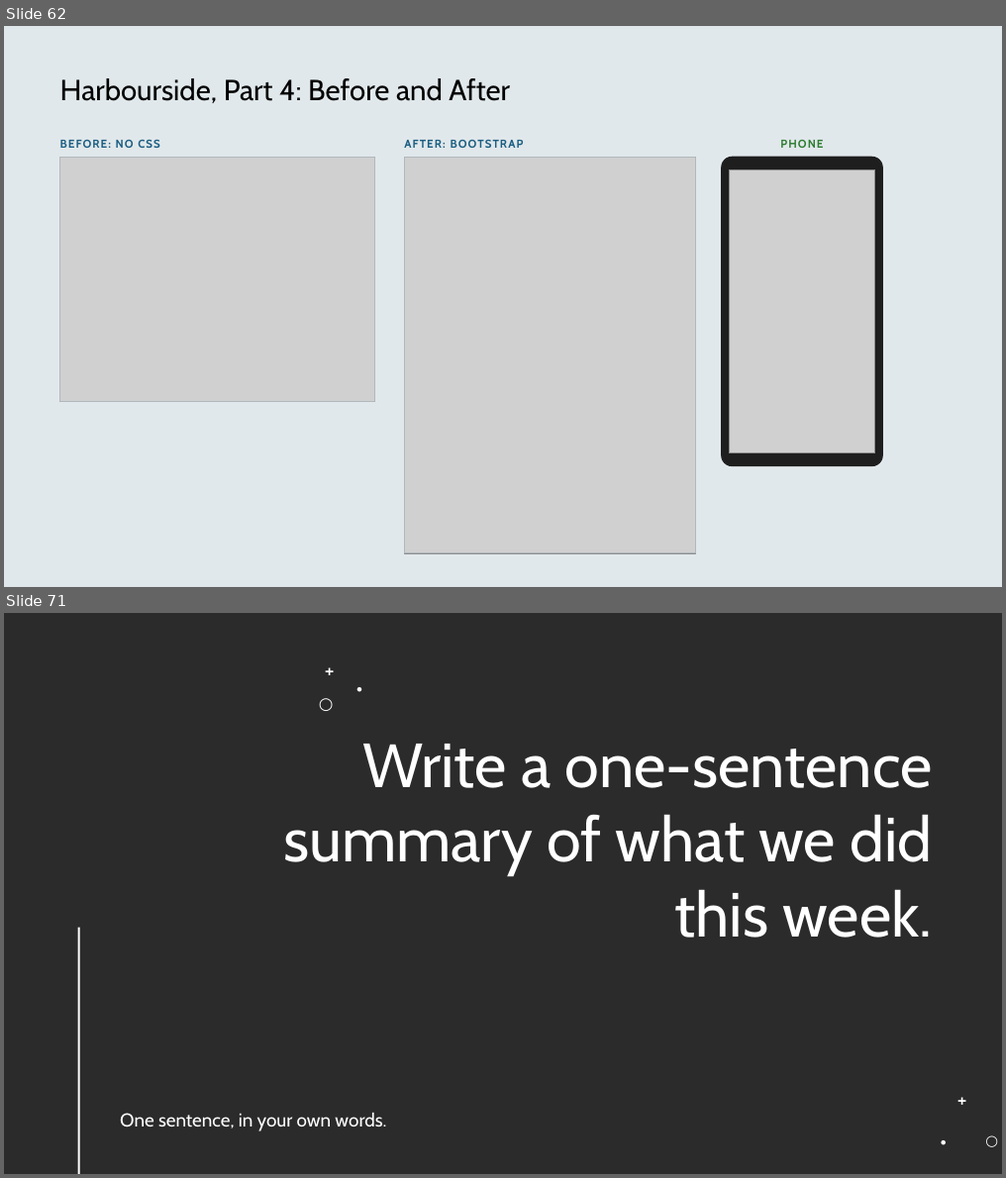
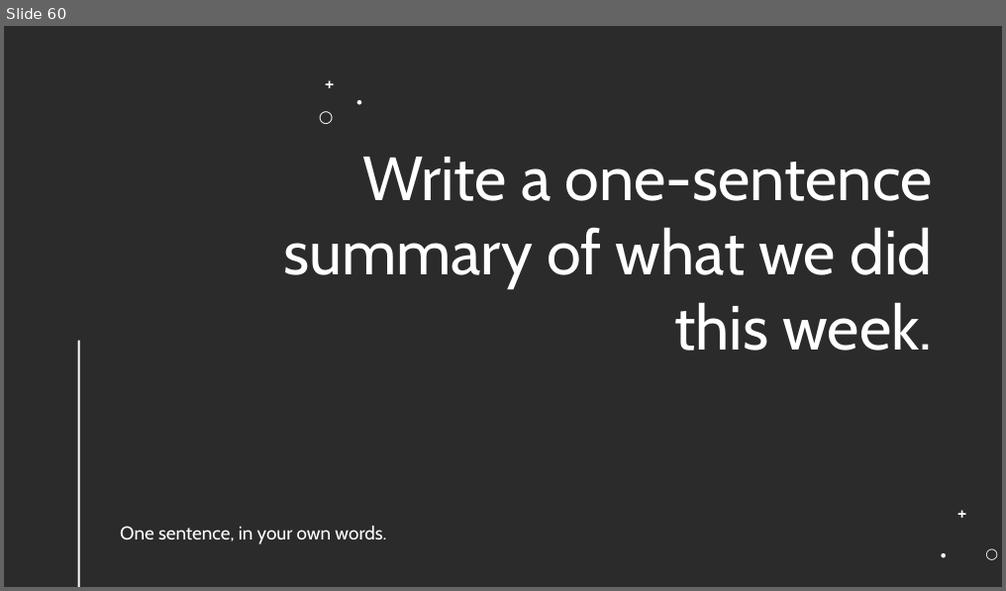
Before and after one commit to x97gfq/WEBD1000_Fall2026, a slide deck: 10_CSS_Frameworks/CSS_Frameworks_Bootstrap.pptx. Shown one above the other, each under a label of ours: slides 62 and 71 before the commit, slide 60 after it; the slides between them are not shown. The pictures are 1006x1178 and 1006x591 pixels, drawn with LibreOffice and Linux fonts; fonts in the diff are those of the drawing; grey boxes stand for pictures; background and template pictures are left out; a plain dark background stands for a picture behind light text. Boxes give left, top, right and bottom in pixels: in the first picture for what was removed or moved away, otherwise in the second. Text is boxed around its words. In the diff, an @@ line names an element or a change of style, - is before the commit and + after.

```diff
--- a/10_CSS_Frameworks/CSS_Frameworks_Bootstrap.pptx
+++ b/10_CSS_Frameworks/CSS_Frameworks_Bootstrap.pptx
@@ slide 62 removed at (4, 26, 1002, 587), background #E1E8EB @@
@@ text removed at (60, 78, 510, 103) @@
-Harbourside, Part 4: Before and After
@@ text removed at (60, 140, 160, 148) @@
-BEFORE: NO CSS
@@ text removed at (404, 140, 524, 148) @@
-AFTER: BOOTSTRAP
@@ text removed at (780, 140, 823, 148) @@
-PHONE
@@ picture removed at (60, 157, 374, 402) @@
@@ rectangle removed at (60, 157, 374, 402) @@
@@ picture removed at (405, 157, 696, 554) @@
@@ rectangle removed at (405, 157, 696, 554) @@
@@ rounded rectangle removed at (722, 157, 883, 467) @@
@@ picture removed at (730, 170, 875, 454) @@
@@ what was slide 71 is now slide 60 @@
```
Also in this commit, not shown: 8 slides changed, 8 slides added, 18 other slides removed, 30 other files.
